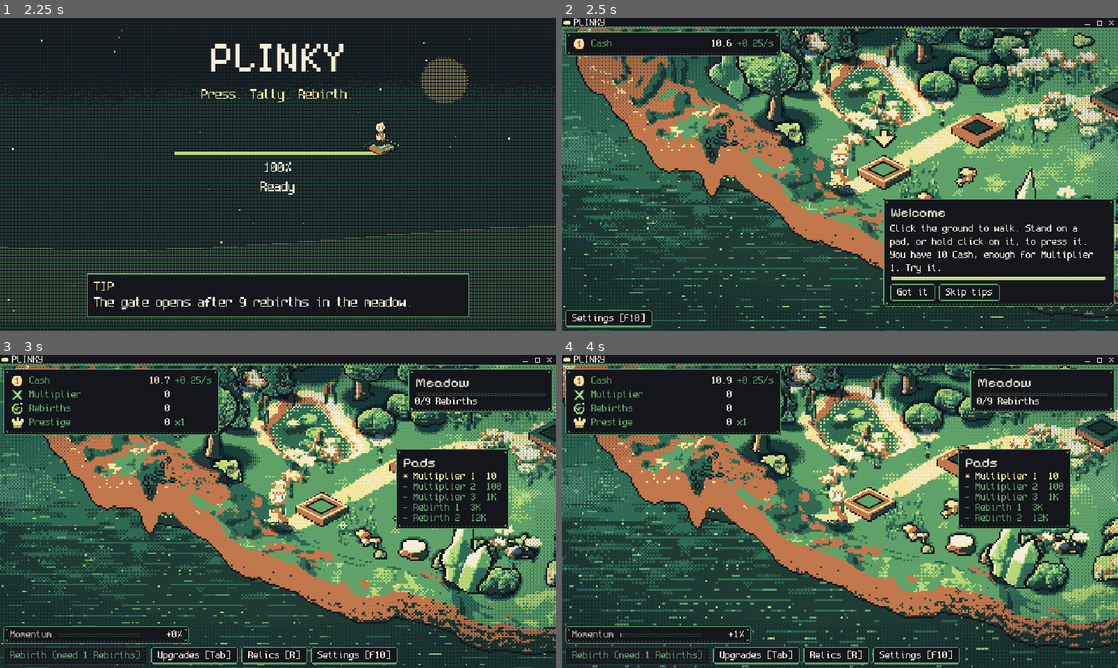
Above: before the commit, frames 1-4 (two rows, left to right).
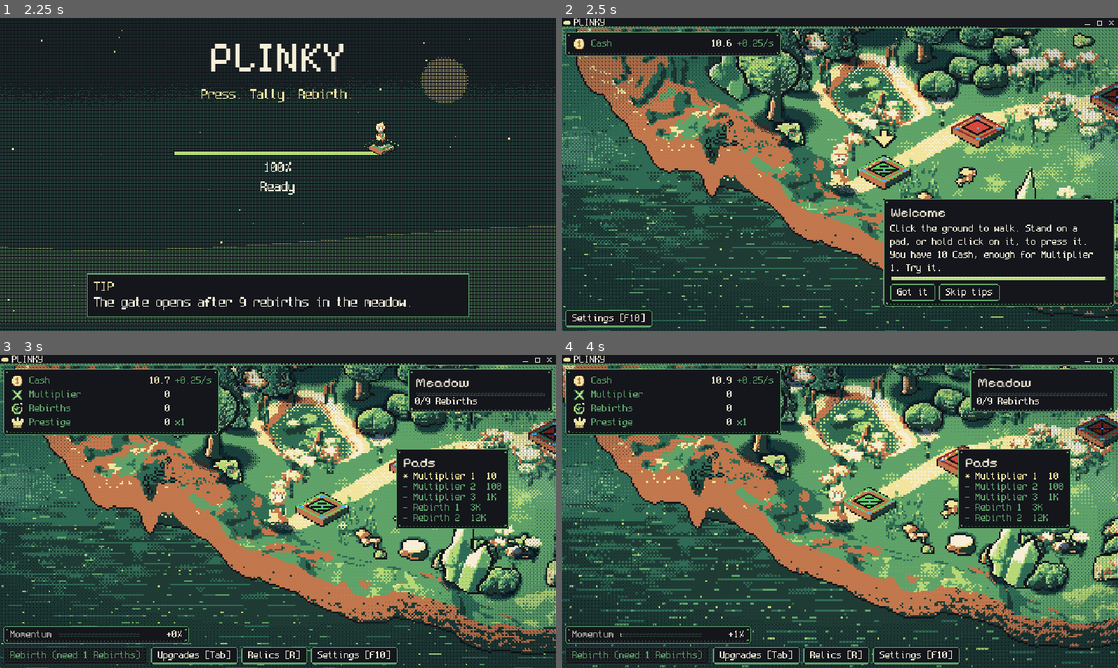
Above: after the commit, the same moments.

Repository: FreezingShock/Plinky
Game: Godot game, scene res://boot/boot.tscn
Two runs of this game, one before a commit and one after it. Both use one fixed random seed, a clock stepped at 60 frames per second and the inputs below.
Inputs (mouse positions are in pixels of both pictures, inside the frame that each line leads up to):
- Up to frame 1 (2.25 s): tap Enter (ui_accept) at 0.5, 0.77, 1.07 s; move the mouse to (400, 158) at 0.52 s; hold D 0.53-1.25 s; tap Space at 0.6 s; click (400, 158) at 0.67 s; drag from (166, 190) to (250, 237) at 1.27 s; move the mouse to (333, 105) at 2.02 s; hold D from 2.03 s (still down); tap 2 at 2.1 s
- Up to frame 2 (2.5 s): keep holding D
- Up to frame 3 (3 s): release D at 2.75 s; click "Skip tips" at 2.75 s
- Up to frame 4 (4 s): drag from (812, 574) to (673, 464) at 3.52 s

Frame 1 is identical in both runs. In frame 2, 0.6% of the frame differs, in the area x 53-100%, y 20-53%; in frame 3, 0.3%; in frame 4, 0.5%.

Commit message:
Pads: green/red buy state, per-stat gems, unique inlay motifs
Co-Authored-By: Claude Sonnet 5.5 <noreply@anthropic.com>
Claude-Session: https://claude.ai/code/session_01Pmx9dTPz6cri7VWy3YYTZV

Diff:
--- a/world/texel_pad.gd
+++ b/world/texel_pad.gd
@@ -19,6 +19,17 @@
 ## 0..1 of the cost you hold (see _refresh_progress). Drives the gauge and the Far / Close / Ready look.
 var progress: float = 0.0
 
+## Buy state colours are fixed hex (like rarity colours): green = you can buy, red = you can't. Not palette-tinted, so they read in every zone.
+const BUY_GREEN: Color = Color("5fd068")
+const BUY_RED: Color = Color("d8483c")
+## Secondary colour = the stat this pad raises. Unknown stats fall back to paper.
+const STAT_COLORS: Dictionary = {
+	&"mult": Color("55aaff"), &"reb": Color("c77dff"), &"slag": Color("ffaa00"),
+}
+## Unique inlay motif per pad, picked from its id: 0 solid, 1 quartered, 2 ring, 3 stripes.
+var variant: int = 0
+var stat_color: Color = Color("f6efd9")
+
 enum PadState { FAR, CLOSE, READY }
 const THICK: int = 3                 # slab thickness in texels at rest
 const FAR_BELOW: float = 0.1         # under this share of the cost the pad looks inert (stone, no gauge)
@@ -35,6 +46,10 @@
 
 
 func _ready() -> void:
+	variant = absi(String(button_id).hash()) % 4
+	var b: ButtonDef = GameState.sim.button_defs.get(button_id) as ButtonDef
+	if b != null:
+		stat_color = STAT_COLORS.get(b.reward_stat, stat_color)
 	hold = HoldPress.new()
 	add_child(hold)
 	hold.tick.connect(_press)
@@ -206,33 +221,49 @@
 		_lit_rim(top, hx, hy, palette[3])
 	# Rim: brighter as the walker approaches or the mouse hovers.
 	var near: int = nearness()
-	var rim: Color = palette[2] if st == PadState.FAR else palette[6]
-	if st == PadState.READY:
-		rim = palette[5]
-	if near >= 1 and st != PadState.FAR:
-		rim = palette[7] if near >= 2 else palette[5]
+	var rim: Color = BUY_RED.darkened(0.3) if st != PadState.READY else BUY_GREEN
+	if near >= 2:
+		rim = rim.lerp(Color.WHITE, 0.4)
 	if hovered:
 		rim = palette[7]
 	draw_polyline(_diamond_at(1.0, top), rim, 1.0)
-	# Inset: the glow inlay. Ready = full glow colour (pulses a step). Otherwise a gauge that fills with progress.
+	# Inset: green when buyable, red when not, with a green gauge filling as you earn the cost. Each pad has its own motif.
 	var ihx: int = 8
 	var ihy: int = 4
+	var buy: Color = BUY_GREEN
 	if st == PadState.READY:
-		var gc: Color = glow.pad_color(palette) if glow != null else palette[5]
+		if glow != null and glow.flash_t > 0.0:
+			buy = glow.pad_color(palette)   # relic drop flash
 		if _pulse_step() == 0 and not FxConfig.reduce_flashing:
-			gc = gc.lerp(palette[7], 0.4)
+			buy = buy.lerp(Color.WHITE, 0.35)
 		if sink >= 2 or standing:
-			gc = palette[7]
-		_rows(0, top, ihx, ihy, gc, gc)
+			buy = Color.WHITE
+		_rows(0, top, ihx, ihy, buy, buy)
 	else:
-		_rows(0, top, ihx, ihy, palette[1], palette[1])
+		var red: Color = BUY_RED.darkened(0.45) if st == PadState.FAR else BUY_RED
+		_rows(0, top, ihx, ihy, red, red)
 		if st == PadState.CLOSE:
 			var cut: int = top + ihy - roundi(progress * float(ihy * 2 + 1))
 			for dy in range(-ihy, ihy + 1):
 				if top + dy < cut:
 					continue
 				var w: int = roundi(float(ihx) * (1.0 - absf(float(dy)) / (float(ihy) + 0.5)))
-				draw_rect(Rect2(-w, top + dy, w * 2 + 1, 1), palette[3])
+				draw_rect(Rect2(-w, top + dy, w * 2 + 1, 1), BUY_GREEN.darkened(0.2))
+	# Unique motif cut into the inlay in ink, so every pad has its own face.
+	match variant:
+		1:
+			draw_rect(Rect2(-ihx + 2, top, ihx * 2 - 3, 1), ink)
+			draw_rect(Rect2(0, top - ihy + 1, 1, ihy * 2 - 1), ink)
+		2:
+			draw_polyline(_diamond_at(0.3, top), ink, 1.0)
+		3:
+			for dy in [-2, 0, 2]:
+				var w2: int = roundi(float(ihx) * (1.0 - absf(float(dy)) / (float(ihy) + 0.5))) - 2
+				draw_rect(Rect2(-w2, top + dy, w2 * 2 + 1, 1), ink)
+	# Stat colour: a gem on each corner of the plate plus a centre pip.
+	for g: Vector2i in [Vector2i(-hx + 2, 0), Vector2i(hx - 2, 0), Vector2i(0, -hy + 1), Vector2i(0, hy - 1)]:
+		draw_rect(Rect2(g.x - 1, top + g.y, 3 if g.y == 0 else 3, 1), stat_color)
+	draw_rect(Rect2(0, top, 1, 1), stat_color)
 	draw_polyline(_diamond_at(0.6, top), ink, 1.0)
 	if standing:
 		draw_polyline(_diamond_at(0.38, top), palette[7], 1.0)
Not shown, changed: docs/decisions.md
